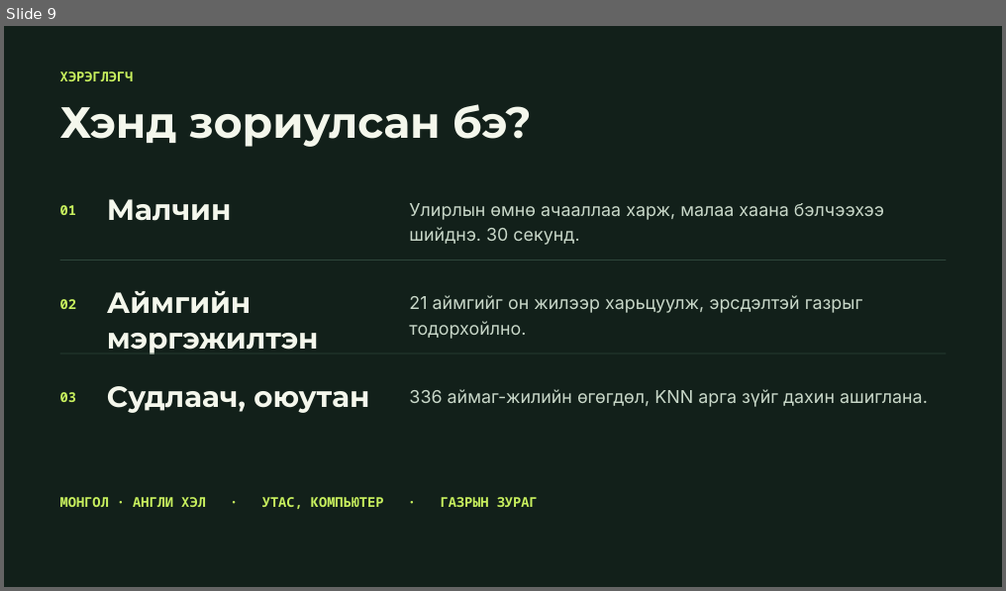
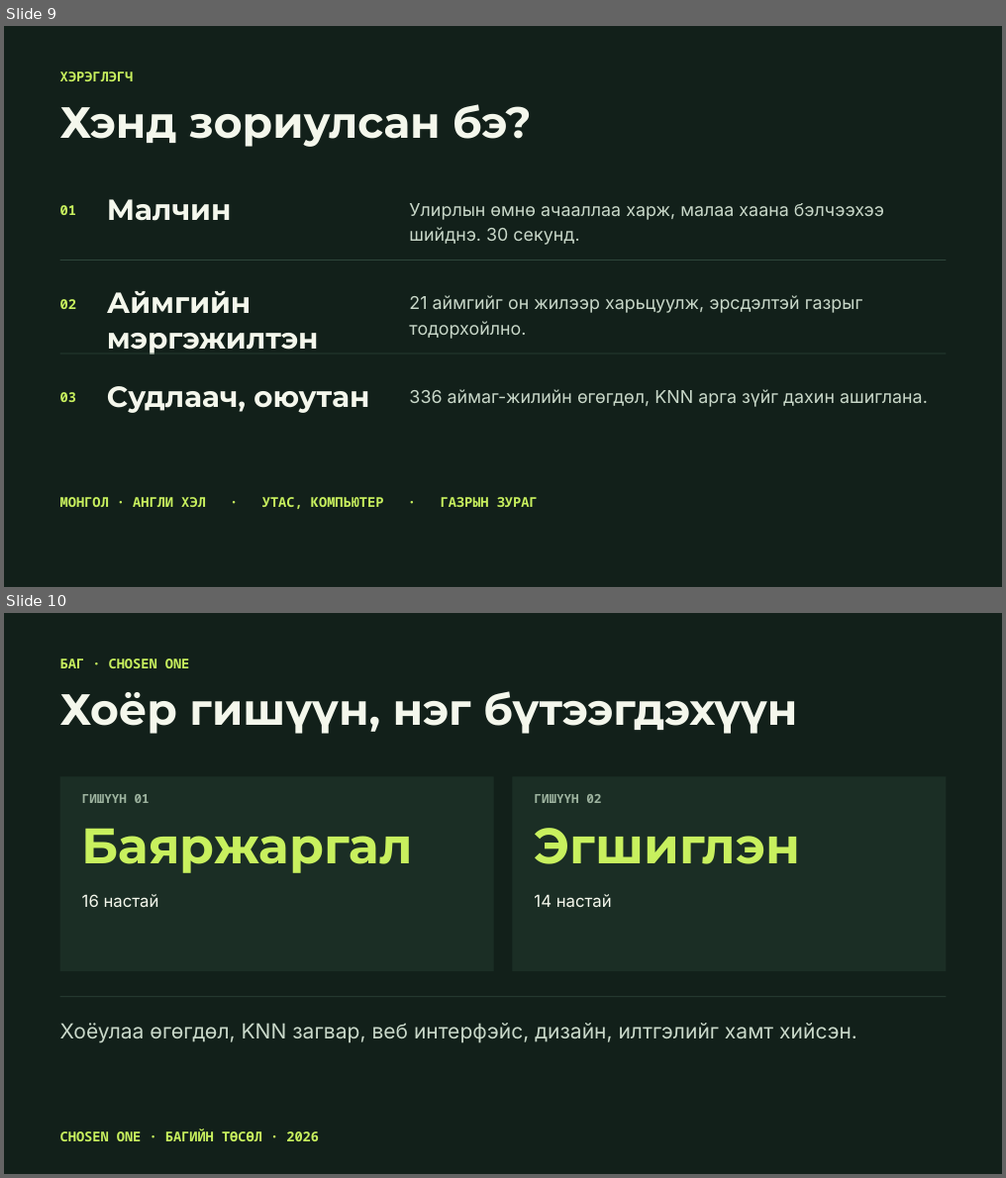
Before and after one commit to byrakang/pasture-risk-ai, a slide deck: docs/Belcheer-AI-presentation.pptx. Shown one above the other, each under a label of ours: slide 9 before the commit, slides 9 and 10 after it. The pictures are 1006x591 and 1006x1178 pixels, drawn with LibreOffice and Linux fonts; fonts in the diff are those of the drawing. Boxes give left, top, right and bottom in pixels: in the first picture for what was removed or moved away, otherwise in the second. Text is boxed around its words. In the diff, an @@ line names an element or a change of style, - is before the commit and + after.

Commit message:
Name the team Chosen One and put both members on the team slide
The deck now carries the team name on the cover and closing, and slide 10
shows Bayarjargal (16) and Egshiglen (14) instead of empty role cards.

```diff
--- a/docs/Belcheer-AI-presentation.pptx
+++ b/docs/Belcheer-AI-presentation.pptx
@@ slide 10 added at [4,613,1002,1174], background #12201A @@
@@ text added at [60,659,190,668], 13 pt, text #C8F05E, bold @@
+БАГ · CHOSEN ONE
@@ text added at [60,691,797,734], 42 pt, text #F4F7EC, bold @@
+Хоёр гишүүн, нэг бүтээгдэхүүн
@@ rectangle added at [60,777,494,971], fill #1B2E25 @@
@@ rectangle added at [512,777,945,971], fill #1B2E25 @@
@@ text added at [82,794,150,803], 12 pt, text #9DB39F, bold @@
+ГИШҮҮН 01
@@ text added at [534,794,601,803], 12 pt, text #9DB39F, bold @@
+ГИШҮҮН 02
@@ text added at [82,828,413,873], 48 pt, text #C8F05E, bold @@
+Баяржаргал
@@ text added at [534,828,800,864], 48 pt, text #C8F05E, bold @@
+Эгшиглэн
@@ text added at [82,894,159,907], 16 pt, text #F4F7EC @@
+16 настай
@@ text added at [534,894,612,907], 16 pt, text #F4F7EC @@
+14 настай
@@ rectangle added at [60,996,945,997], fill #2E463B @@
@@ text added at [60,1023,857,1044], 20 pt, text #C9D8C9 @@
+Хоёулаа өгөгдөл, KNN загвар, веб интерфэйс, дизайн, илтгэлийг хамт хийсэн.
@@ text added at [60,1129,319,1142], 13 pt, text #C8F05E, bold @@
+CHOSEN ONE · БАГИЙН ТӨСӨЛ · 2026
```
Also in this commit, not shown: 2 slides changed, 1 slide removed, 1 other file.
